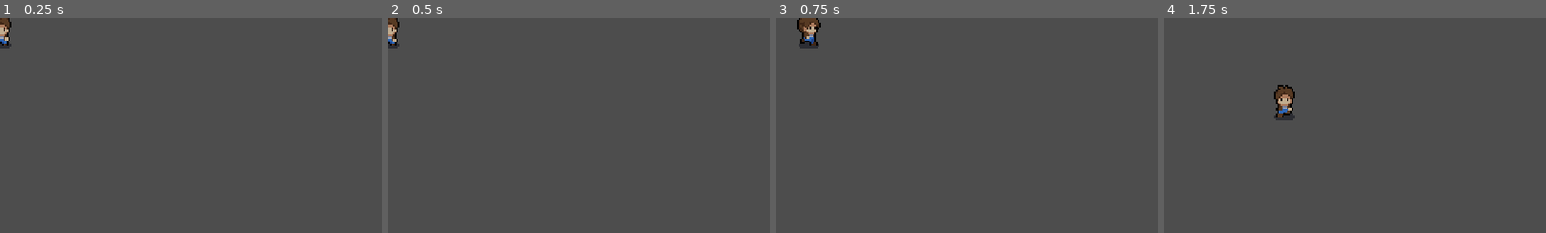
Above: before the commit, frames 1-4 (left to right).
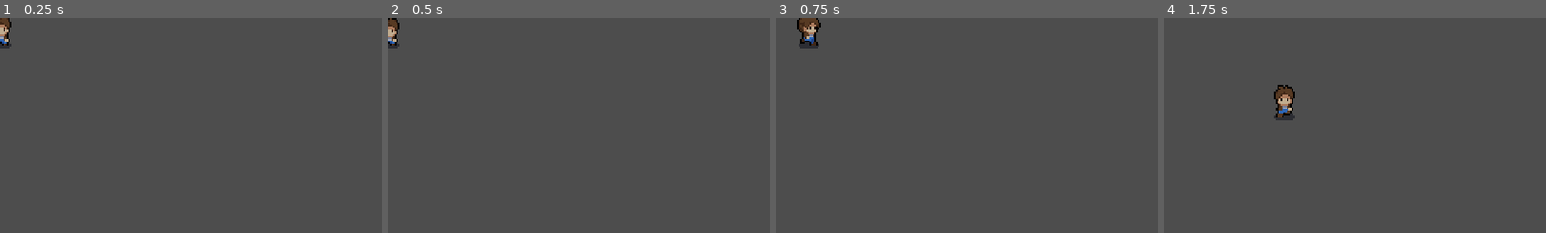
Above: after the commit, the same moments.

Repository: breadsk/curso
Game: Godot game, scene res://Player/player.tscn
Two runs of this game, one before a commit and one after it. Both use one fixed random seed, a clock stepped at 60 frames per second and the inputs below.
Inputs:
- Up to frame 1 (0.25 s): no input
- Up to frame 2 (0.5 s): no input
- Up to frame 3 (0.75 s): hold D (right) from 0.53 s (still down)
- Up to frame 4 (1.75 s): release D (right) at 1.28 s; hold S (down) from 1.28 s (still down)
The pictures show only the part of the screen within x 0-50%, y 0-50%; the shares and areas given below are measured in that part.

The runs differ from the first frame. In frame 1, less than 0.1% of the frame differs, in the area x 1-3%, y 8-12%; in frame 2, 0.1%, in the area x 0-3%, y 0-11%; in frame 3, nothing differs; in frame 4, nothing differs.

Commit message:
Cambios y personaje listo

Diff:
--- a/Player/player.gd
+++ b/Player/player.gd
@@ -6,9 +6,9 @@
 
 
 var speed = 100
-var lastDir = ""
+var lastDir = "D"
 
-func _physics_process(delta: float):
+func _physics_process(_delta: float):
 	move()
 	animCtrl()
 
@@ -18,6 +18,7 @@
 	move_and_slide()
 
 func animCtrl():
+	##La primera animación es la predefinida
 	if velocity.x > 0:
 		sprite.flip_h = false;
 		anims.play("walkR")
